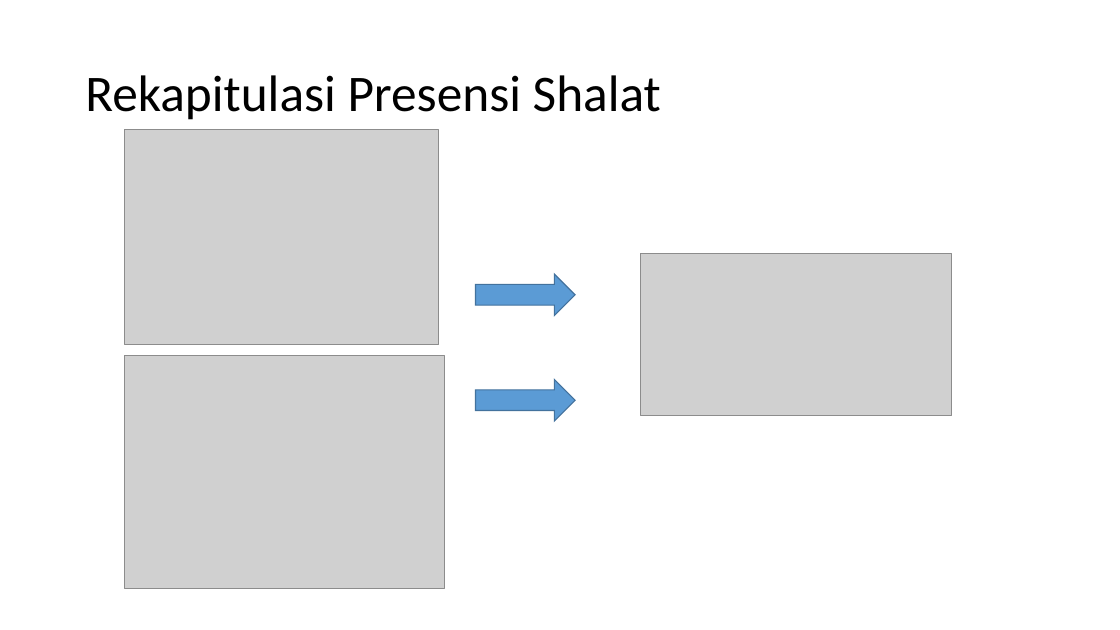
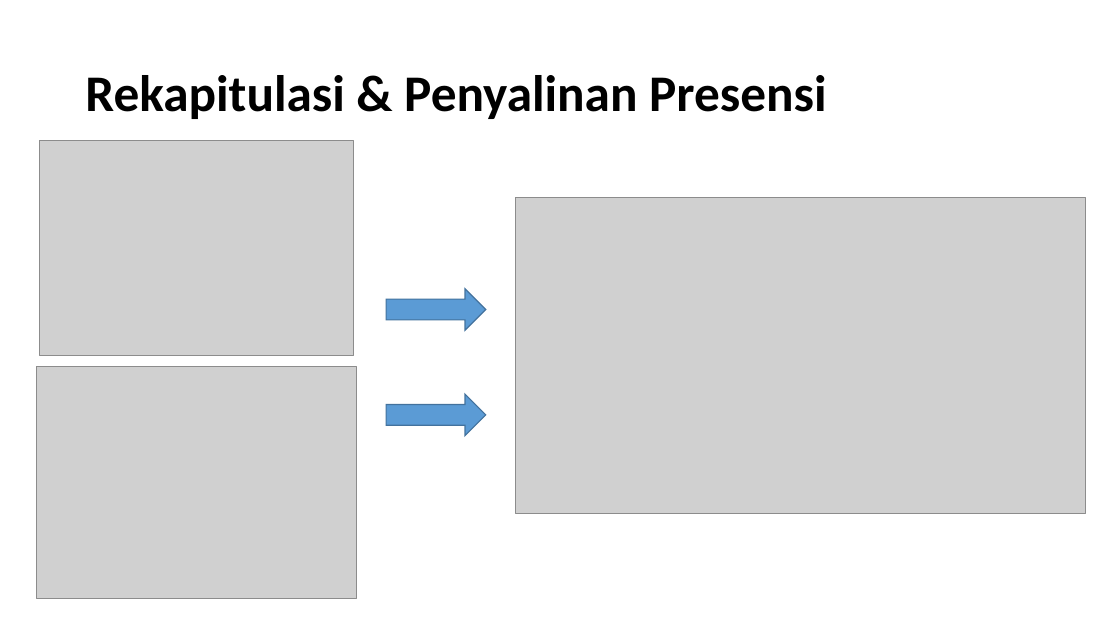
Before and after one commit to YodiYanwar/MY_SKRIPSI, a slide deck: slide 5 of Presentasi.pptx. Drawn at 1120x630 pixels with LibreOffice and Linux fonts; fonts in the diff are those of the drawing; grey boxes stand for pictures. Boxes give left, top, right and bottom in pixels: in the first picture for what was removed or moved away, otherwise in the second. Text is boxed around its words. In the diff, an @@ line names an element or a change of style, - is before the commit and + after.

```diff
--- a/Presentasi.pptx
+++ b/Presentasi.pptx
@@ title at box(85, 75, 827, 119): text changed; bold on @@
-Rekapitulasi Presensi Shalat
+Rekapitulasi & Penyalinan Presensi
@@ picture: place and size @@
-picture at box(124, 130, 439, 345)
+picture at box(39, 140, 354, 355)
@@ picture added at box(516, 197, 1086, 513) @@
@@ picture removed at box(641, 254, 952, 416) @@
@@ right arrow: place and size @@
-right arrow at box(476, 274, 576, 315)
+right arrow at box(386, 289, 486, 330)
@@ picture: place and size @@
-picture at box(124, 355, 444, 588)
+picture at box(37, 366, 357, 599)
@@ right arrow: place and size @@
-right arrow at box(476, 380, 576, 421)
+right arrow at box(386, 394, 486, 435)
```
Also in this commit, not shown: 13 other slides changed, 3 slides added, 2 slides removed, 15 other files.
